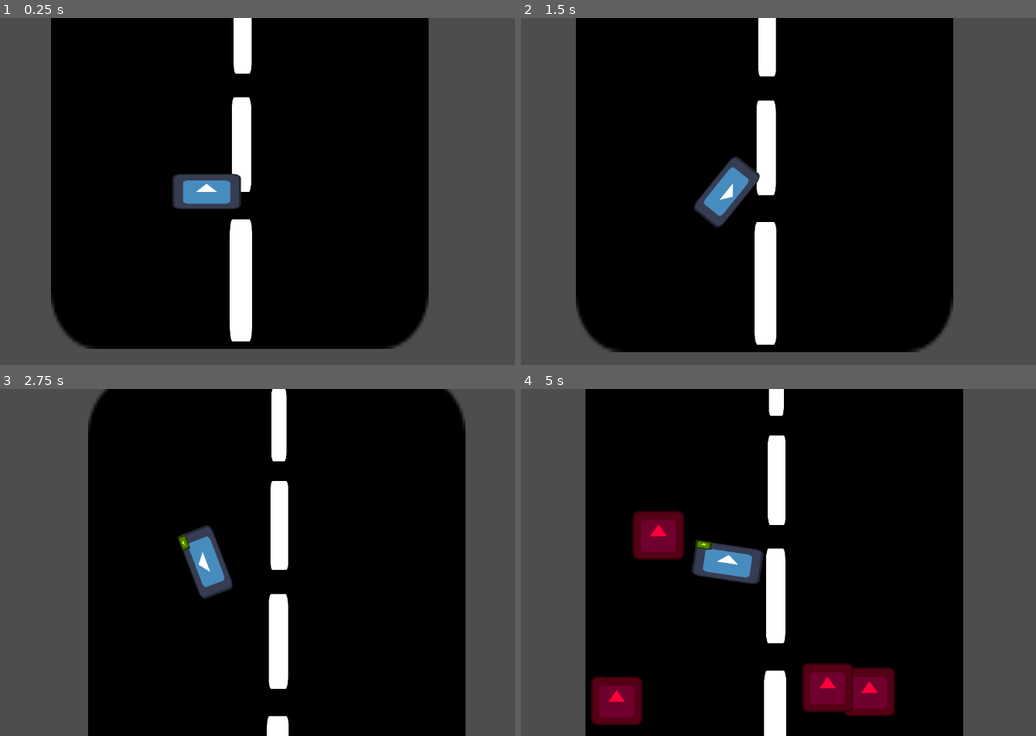
Above: before the commit, frames 1-4 (two rows, left to right).
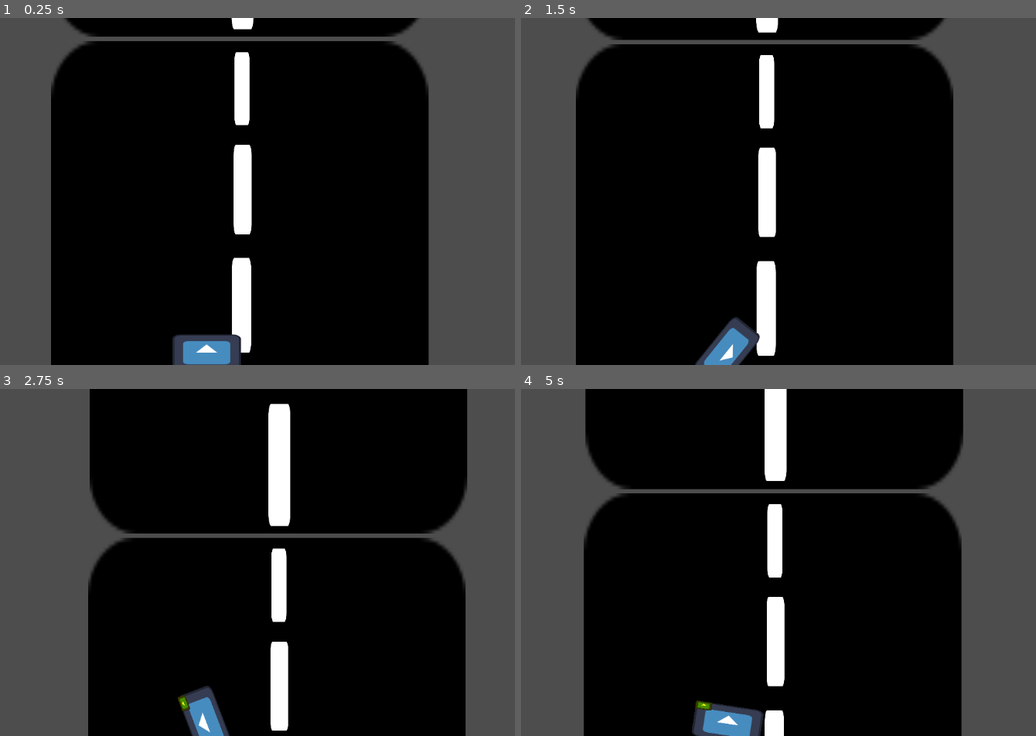
Above: after the commit, the same moments.

Repository: prakhar-gamer/NightTimeRacer
Game: Godot game, scene res://scenes/main.tscn
Two runs of this game, one before a commit and one after it. Both use one fixed random seed, a clock stepped at 60 frames per second and the inputs below. The engine's default icon, where the game draws it, is replaced by a stand-in: a white triangle on a blue panel in a dark square.
Inputs:
- Up to frame 1 (0.25 s): no input
- Up to frame 2 (1.5 s): tap Enter at 0.5 s; hold D (right) 0.53-1.28 s; hold S (down) from 1.28 s (still down)
- Up to frame 3 (2.75 s): release S (down) at 2.03 s; hold D (right) from 2.03 s (still down)
- Up to frame 4 (5 s): release D (right) at 2.78 s; hold W (forward) 2.78-3.53 s; hold A (left) from 3.53 s (still down)

The runs differ from the first frame. In frame 1, 9.7% of the frame differs, in the area x 9-84%, y 0-100%; in frame 2, 9.4%; in frame 3, 7.0%; in frame 4, 13%, in the area x 12-86%, y 0-100%.

Commit message:
Better Enemy Spawning and Despawn, w rng spawnrate, added crash detection

Diff:
--- a/Scripts/enemy_logic/enemy_car.gd
+++ b/Scripts/enemy_logic/enemy_car.gd
@@ -12,7 +12,7 @@
 	add_to_group("enemy_car")
 	pass
 
-func _process(delta: float) -> void:
+func _physics_process(delta: float) -> void:
 	#adds the force for forward and back motion
 	#engine force
 	velocity.y += acceleration * delta
@@ -24,3 +24,9 @@
 #makes the car automatically go a direction
 func travel():
 	pass
+
+
+func _on_crash_zone_body_entered(body: Node2D) -> void:
+	if body.is_in_group("player_car"):
+		print("Crashed!")
+	pass # Replace with function body.
--- a/Scripts/enemy_logic/enemy_spawner.gd
+++ b/Scripts/enemy_logic/enemy_spawner.gd
@@ -1,9 +1,12 @@
 extends Node
+
+@export var xLowerLimit = 0
+@export var xHigherLimit =0
 
 @onready var main = $"."
 @onready var spawnarea = $"spawning range/CollisionShape2D"
 @onready var enemy_car = preload("res://scenes/enemy_car.tscn")
-
+@onready var timer = $Timer
 
 var length
 var enenmy_count = 0
@@ -14,25 +17,25 @@
 # Called when the node enters the scene tree for the first time.
 func _ready() -> void:
 	length = spawnarea.shape.size.x
+	timer.start(randf_range(.2, .8))
 	pass # Replace with function body.
 
 
 # Called every frame. 'delta' is the elapsed time since the previous frame.
-func _process(delta: float) -> void:
-	enemySpawn()
-	enemyRemove()
-	enenmy_count = enenmy_count
-	print(enenmy_count)
+func _physics_process(delta: float) -> void:
 	pass
+
 
 #gets a random position in between the length and spawns the enemy car node.
 func enemySpawn():
 	if 0 <= enenmy_count && enenmy_count < 4:
-		var spawnLocoX = randf_range(0, length)
-		var spawnLocoY = spawnarea.position.y
+		var spawn_pos = spawnarea.global_position
+
+		var spawnLocoX = randf_range(spawn_pos.x - length / 4.0, spawn_pos.x + length / 4.0)
+		var spawnLocoY = spawn_pos.y
 		var enemy = enemy_car.instantiate()
-		enemy.position = Vector2(spawnLocoX, spawnLocoY)
-		add_child(enemy)
+		enemy.global_position = Vector2(spawnLocoX, spawnLocoY)
+		get_tree().current_scene.add_child(enemy)
 		enenmy_count += 1
 
 
@@ -49,9 +52,16 @@
 
 
 func _on_exit_range_body_entered(body: Node2D) -> void:
-	print(body)
 	if body.is_in_group("enemy_car"):
 		removable_enemy.append(body)
-		print(removable_enemy)
-		print("deleted")
 	pass # Replace with function body.
+
+
+func _on_timer_timeout() -> void:
+	enemySpawn()
+	enemyRemove()
+	enenmy_count = enenmy_count
+
+	#spawner timing
+	var rngSpawnRate = randf_range(.2,.8)
+	timer.start(rngSpawnRate)
--- a/scenes/enemy_car.tscn
+++ b/scenes/enemy_car.tscn
@@ -7,10 +7,12 @@
 size = Vector2(78, 88)
 
 [sub_resource type="RectangleShape2D" id="RectangleShape2D_knn66"]
-size = Vector2(20, 17.918657)
+size = Vector2(5.6569524, 17.772984)
 
 [node name="enemy_car" type="CharacterBody2D" unique_id=953048636]
 script = ExtResource("1_mr7yb")
+SPEED = 500.0
+acceleration = 300
 
 [node name="CollisionShape2D" type="CollisionShape2D" parent="." unique_id=217354970]
 position = Vector2(3, 6)
@@ -25,7 +27,9 @@
 [node name="crashZone" type="Area2D" parent="." unique_id=857048491]
 
 [node name="CollisionShape2D" type="CollisionShape2D" parent="crashZone" unique_id=794572578]
-position = Vector2(-2.0000038, 2)
-rotation = 3.1415927
+position = Vector2(-1.0000005, 13)
+rotation = -3.1415925
 scale = Vector2(9.899323, -5.682782)
 shape = SubResource("RectangleShape2D_knn66")
+
+[connection signal="body_entered" from="crashZone" to="." method="_on_crash_zone_body_entered"]
--- a/scenes/enemy_spawner.tscn
+++ b/scenes/enemy_spawner.tscn
@@ -6,21 +6,24 @@
 size = Vector2(772, 47)
 
 [sub_resource type="RectangleShape2D" id="RectangleShape2D_ks1gq"]
-size = Vector2(826, 63)
+size = Vector2(25072, 100.5)
 
-[node name="Enemy_spawner" type="Node" unique_id=539123083]
+[node name="Enemy_spawner" type="Node2D" unique_id=2107999968]
 script = ExtResource("1_ks1gq")
 
 [node name="spawning range" type="Area2D" parent="." unique_id=609266049]
 
 [node name="CollisionShape2D" type="CollisionShape2D" parent="spawning range" unique_id=551017573]
-position = Vector2(7, -711)
+position = Vector2(0, -1717)
 shape = SubResource("RectangleShape2D_devoi")
 
 [node name="exitRange" type="Area2D" parent="." unique_id=1386417209]
 
 [node name="CollisionShape2D" type="CollisionShape2D" parent="exitRange" unique_id=768329516]
-position = Vector2(32, 836)
+position = Vector2(25, 1012)
 shape = SubResource("RectangleShape2D_ks1gq")
 
+[node name="Timer" type="Timer" parent="." unique_id=1850191164]
+
 [connection signal="body_entered" from="exitRange" to="." method="_on_exit_range_body_entered"]
+[connection signal="timeout" from="Timer" to="." method="_on_timer_timeout"]
--- a/scenes/player_car.tscn
+++ b/scenes/player_car.tscn
@@ -20,6 +20,7 @@
 texture = ExtResource("2_v64uw")
 
 [node name="Camera2D" type="Camera2D" parent="." unique_id=1293125474]
+offset = Vector2(0, -300)
 
 [node name="Enemy_spawner" parent="Camera2D" unique_id=539123083 instance=ExtResource("3_v64uw")]
 
